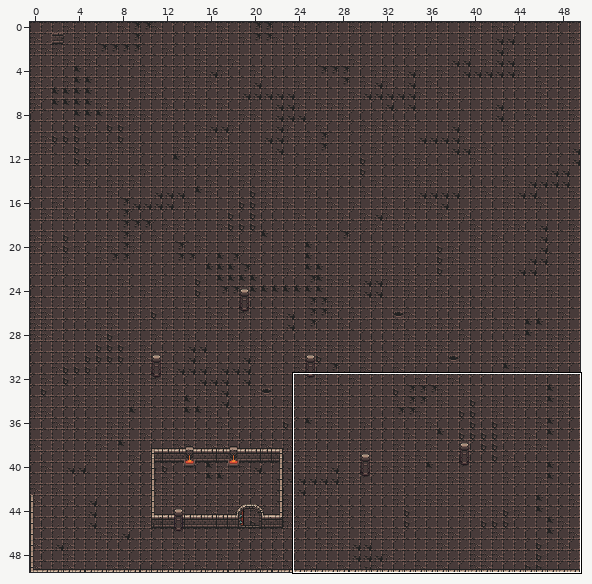
Two states of a Tiled map, GameWorkspace/core/assets/try2.tmx. Above, an overview of the earlier version with the close-up marked.
Close-up. Earlier state:
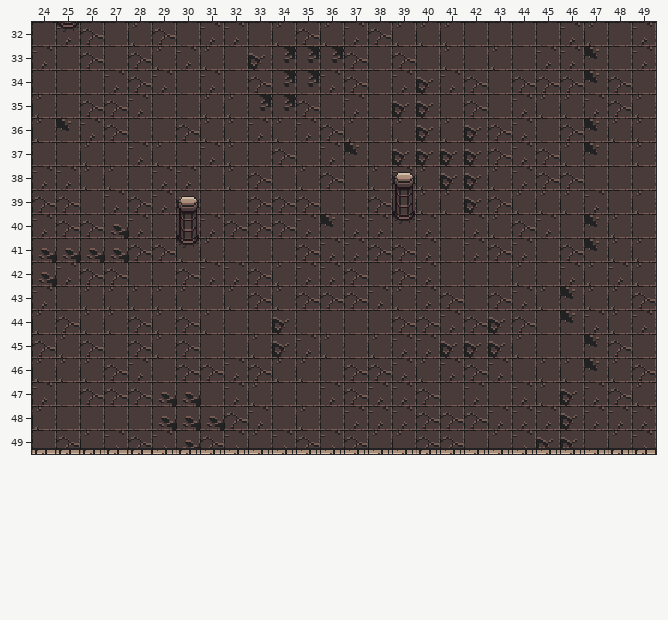
Cells are 16x16 px. Shown: x 24..49, y 32..49. The commit also changed other parts of the map, which this record leaves out.
After:
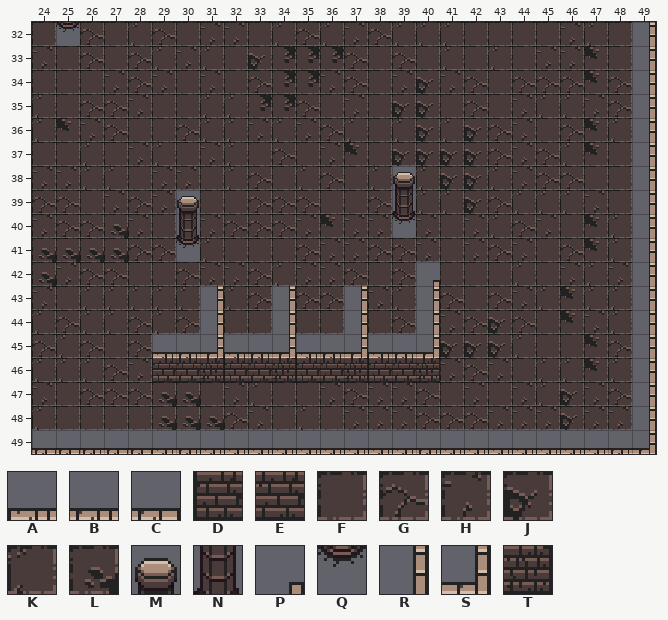
Key: from "dungeonv2test": A 1, B 2, C 3, D 33, E 34, F 129, G 130, H 131, J 161, K 162, L 163, M 165, N 197, P 224, Q 229, R 256, S 291, T 323.
_ is an empty cell.
From old to new:
{"where": "layer \"Tile Layer 1\""}
{"y":32,"x":25,"old":"H","new":"Q"}
{"y":32,"x":49,"old":"H","new":"R"}
{"y":33,"x":49,"old":"H","new":"R"}
{"y":34,"x":49,"old":"F","new":"R"}
{"y":35,"x":49,"old":"K","new":"R"}
{"y":36,"x":49,"old":"K","new":"R"}
{"y":37,"x":49,"old":"K","new":"R"}
{"y":38,"x":39,"old":"H","new":"M"}
{"y":38,"x":49,"old":"F","new":"R"}
{"y":39,"x":30,"old":"G","new":"M"}
{"y":39,"x":39,"old":"K","new":"N"}
{"y":39,"x":49,"old":"K","new":"R"}
{"y":40,"x":30,"old":"F","new":"N"}
{"y":40,"x":39,"old":"F","new":"Q"}
{"y":40,"x":49,"old":"F","new":"R"}
{"y":41,"x":30,"old":"K","new":"Q"}
{"y":41,"x":49,"old":"K","new":"R"}
{"y":42,"x":40,"old":"H","new":"P"}
{"y":42,"x":49,"old":"K","new":"R"}
{"y":43,"x":31,"old":"F","new":"R"}
{"y":43,"x":34,"old":"K","new":"R"}
{"y":43,"x":37,"old":"G","new":"R"}
{"y":43,"x":40,"old":"H","new":"R"}
{"y":43,"x":49,"old":"G","new":"R"}
{"y":44,"x":31,"old":"K","new":"R"}
{"y":44,"x":34,"old":"J","new":"R"}
{"y":44,"x":37,"old":"F","new":"R"}
{"y":44,"x":40,"old":"G","new":"R"}
{"y":44,"x":49,"old":"H","new":"R"}
{"y":45,"x":29,"old":"KGFFKJHKFKHH","new":"ABSABSABSABS"}
{"y":45,"x":49,"old":"F","new":"R"}
{"y":46,"x":29,"old":"FGGHGKKFGGHK","new":"DETDETDETDET"}
{"y":46,"x":49,"old":"G","new":"R"}
{"y":47,"x":49,"old":"K","new":"R"}
{"y":48,"x":49,"old":"H","new":"R"}
{"y":49,"x":24,"old":"FGKHGHLGHKHGHGKKGGFKHJJFKH","new":"CCBCCABAAAAAAAAABAAAAAAABS"}
{"where": "layer \"Tile Layer 2\" (removed)"}
{"y":32,"x":25,"old":"Q","new":"_"}
{"y":38,"x":39,"old":"M","new":"_"}
{"y":39,"x":30,"old":"M","new":"_"}
{"y":39,"x":39,"old":"N","new":"_"}
{"y":40,"x":30,"old":"N","new":"_"}
{"y":40,"x":39,"old":"Q","new":"_"}
{"y":41,"x":30,"old":"Q","new":"_"}
{"y":49,"x":24,"old":"CCBCCABAAAAAAAAABAAAAAAABC","new":"__________________________"}
{"label":"changed","picture_box":[32,22,656,454]}
